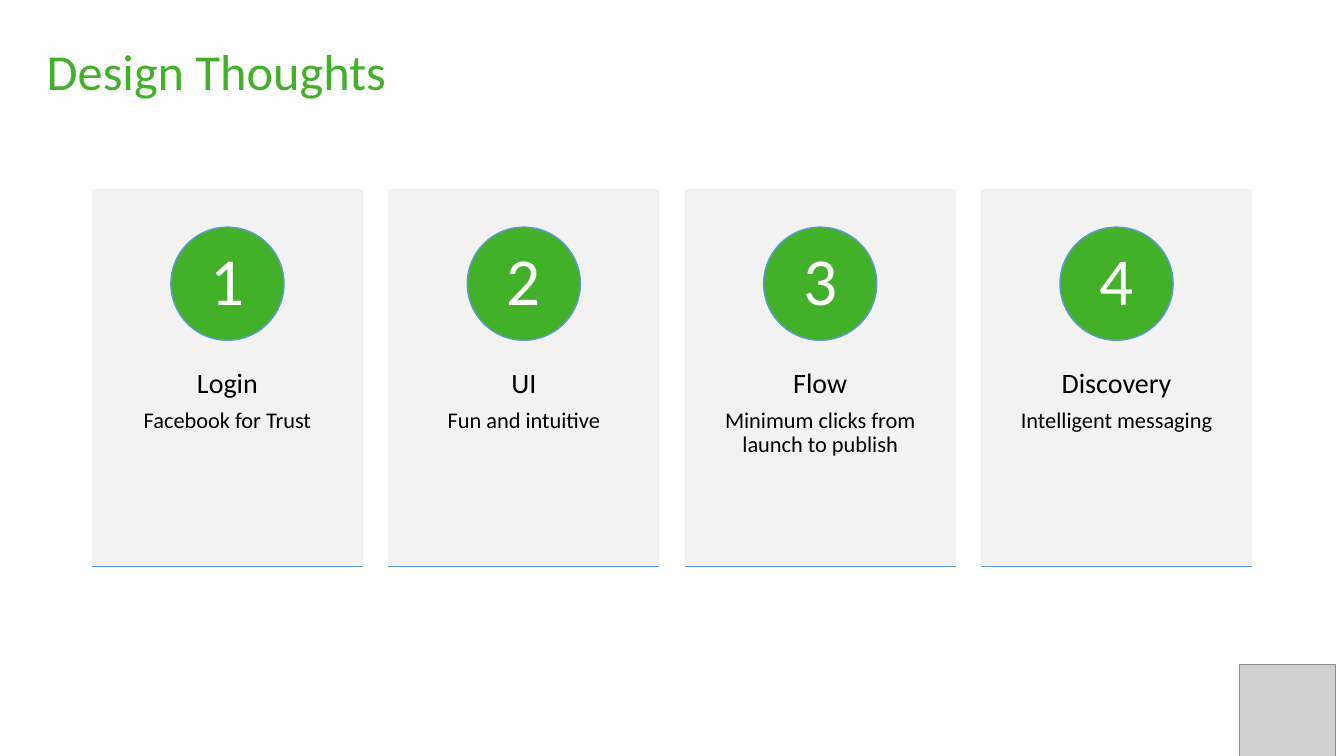
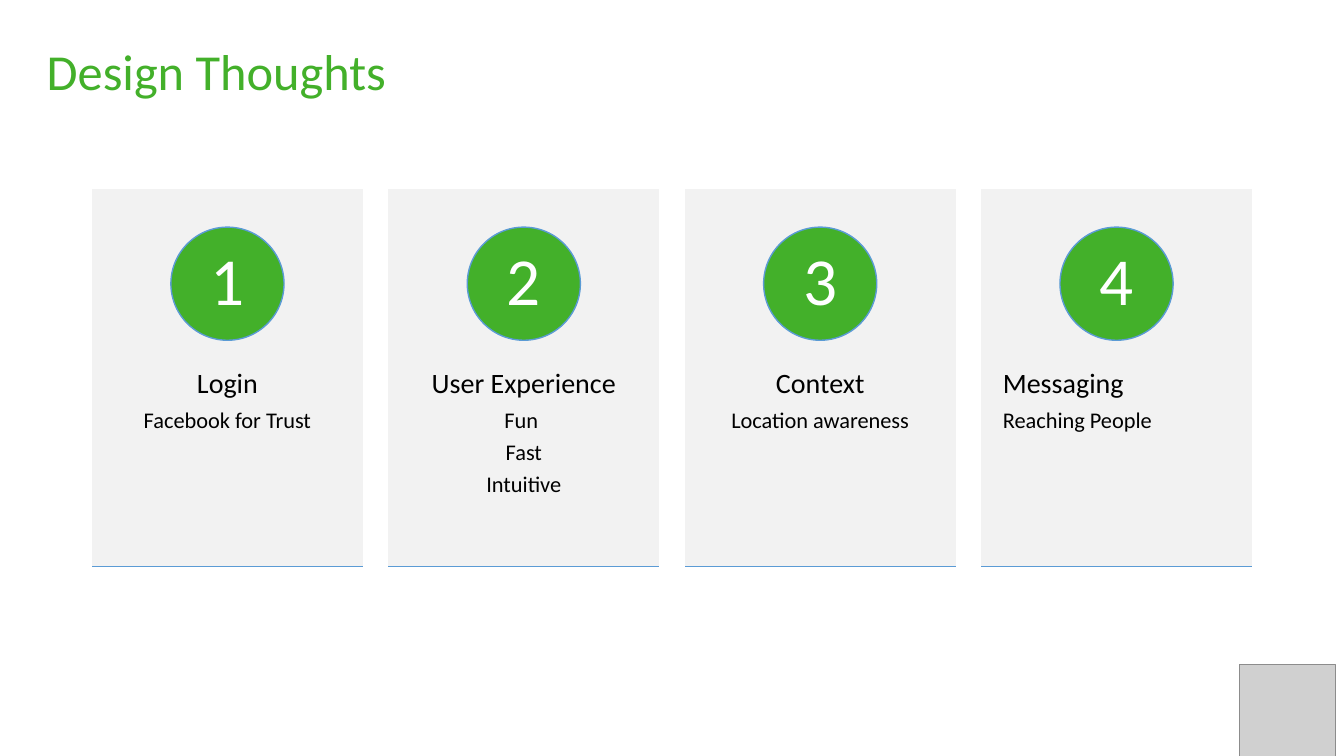
Before and after one commit to Codepath-Sep-2017-Group-16/ShopperPro, a slide deck: slide 4 of Presentation/Presentation.pptx (slide 5 before the commit). Drawn at 1344x756 pixels with LibreOffice and Linux fonts; fonts in the diff are those of the drawing; grey boxes stand for pictures. Boxes give left, top, right and bottom in pixels: in the first picture for what was removed or moved away, otherwise in the second. Text is boxed around its words. In the diff, an @@ line names an element or a change of style, - is before the commit and + after.

```diff
--- a/Presentation/Presentation.pptx
+++ b/Presentation/Presentation.pptx
@@ text at (x1=432, y1=373, x2=616, y2=492): text changed @@
-UI
-Fun and intuitive
+User Experience
+Fun
+Fast
+Intuitive
@@ text at (x1=731, y1=375, x2=909, y2=428): text changed @@
-Flow
-Minimum clicks from launch to publish
+Context
+Location awareness
@@ text at (x1=1003, y1=373, x2=1152, y2=432): text changed @@
-Discovery
-Intelligent messaging
+Messaging
+Reaching People
```
Also in this commit, not shown: 1 other slide changed, 1 slide added, 3 slides removed, 1 other file.
